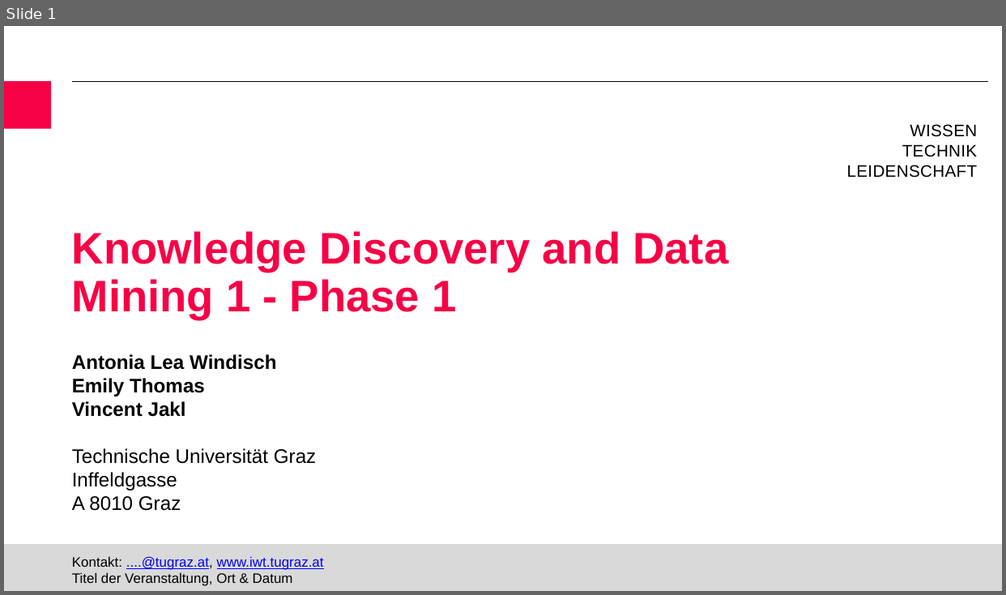
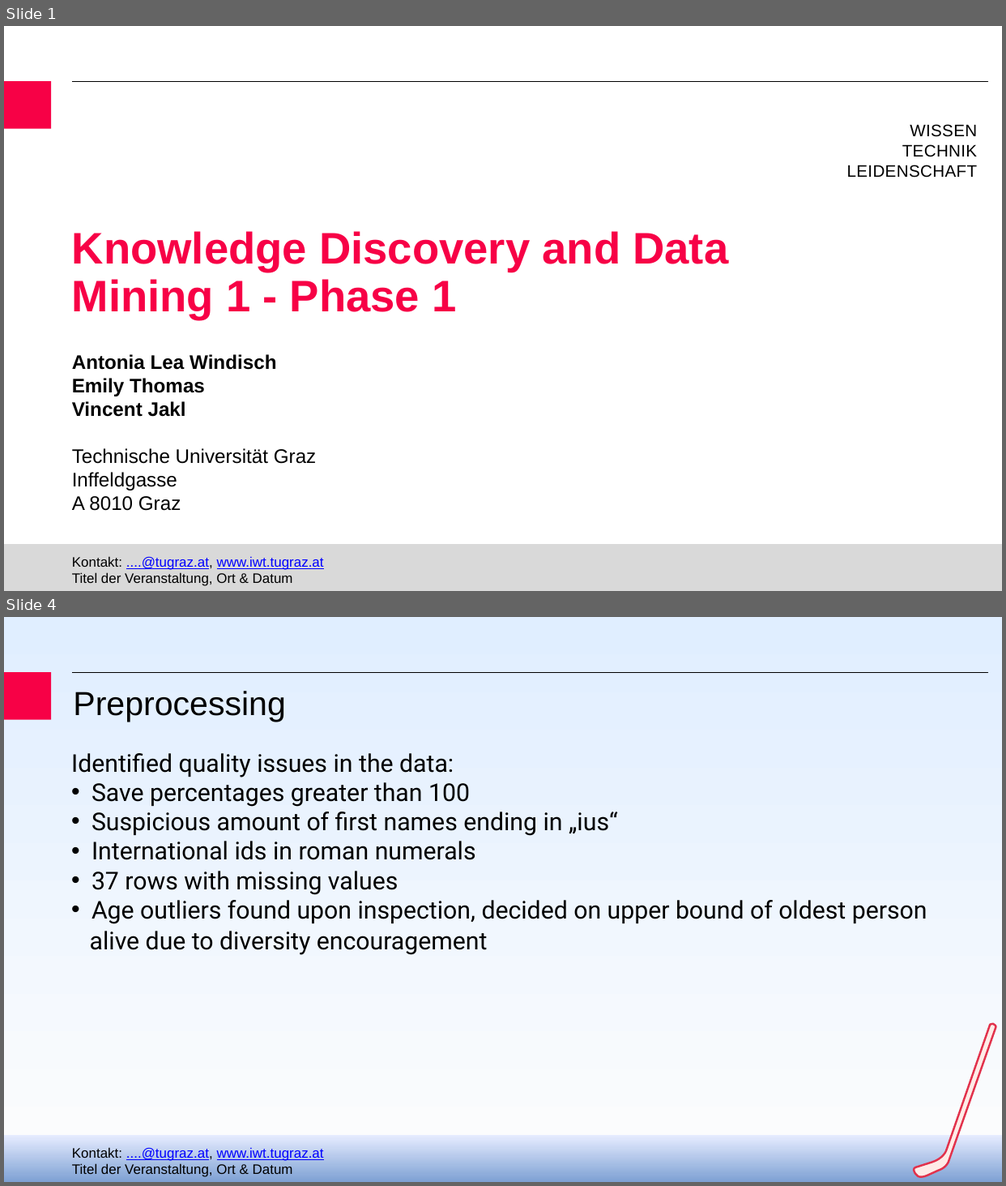
Before and after one commit to jaklvinc/KnowledgeDiscoveryAndDataMining-TUGraz-2026, a slide deck: phase_1/KDDM_phase1_presentation.pptx. Shown one above the other, each under a label of ours: slide 1 before the commit, slides 1 and 4 after it; the slides between them are not shown. The pictures are 1006x595 and 1006x1186 pixels, drawn with LibreOffice and Linux fonts; fonts in the diff are those of the drawing; background and template pictures are left out. Boxes give left, top, right and bottom in pixels: in the first picture for what was removed or moved away, otherwise in the second. Text is boxed around its words. In the diff, an @@ line names an element or a change of style, - is before the commit and + after.

```diff
--- a/phase_1/KDDM_phase1_presentation.pptx
+++ b/phase_1/KDDM_phase1_presentation.pptx
@@ slide 4 added at [4,617,1002,1182], background gradient #FDFDFD to #E0EEFF; not listed: 3 template elements that a slide beside it also shows @@
@@ text added at [73,691,286,721], 34 pt, text #000000 @@
+Preprocessing
@@ text added at [71,753,927,955], 25 pt, text #000000 @@
+Identified quality issues in the data:
+• Save percentages greater than 100
+• Suspicious amount of first names ending in „ius“
+• International ids in roman numerals
+• 37 rows with missing values
+• Age outliers found upon inspection, decided on upper bound of oldest person
+alive due to diversity encouragement
@@ freeform shape added at [914,1024,996,1177], fill #FFEBE7, outline #E2324C 2 pt @@
@@ rectangle added at [4,1135,1002,1182], fill gradient #7DA0D3 to #E6ECFF @@
```
Also in this commit, not shown: 1 slide changed, 8 other slides added, 6 slides removed, 1 other file.
